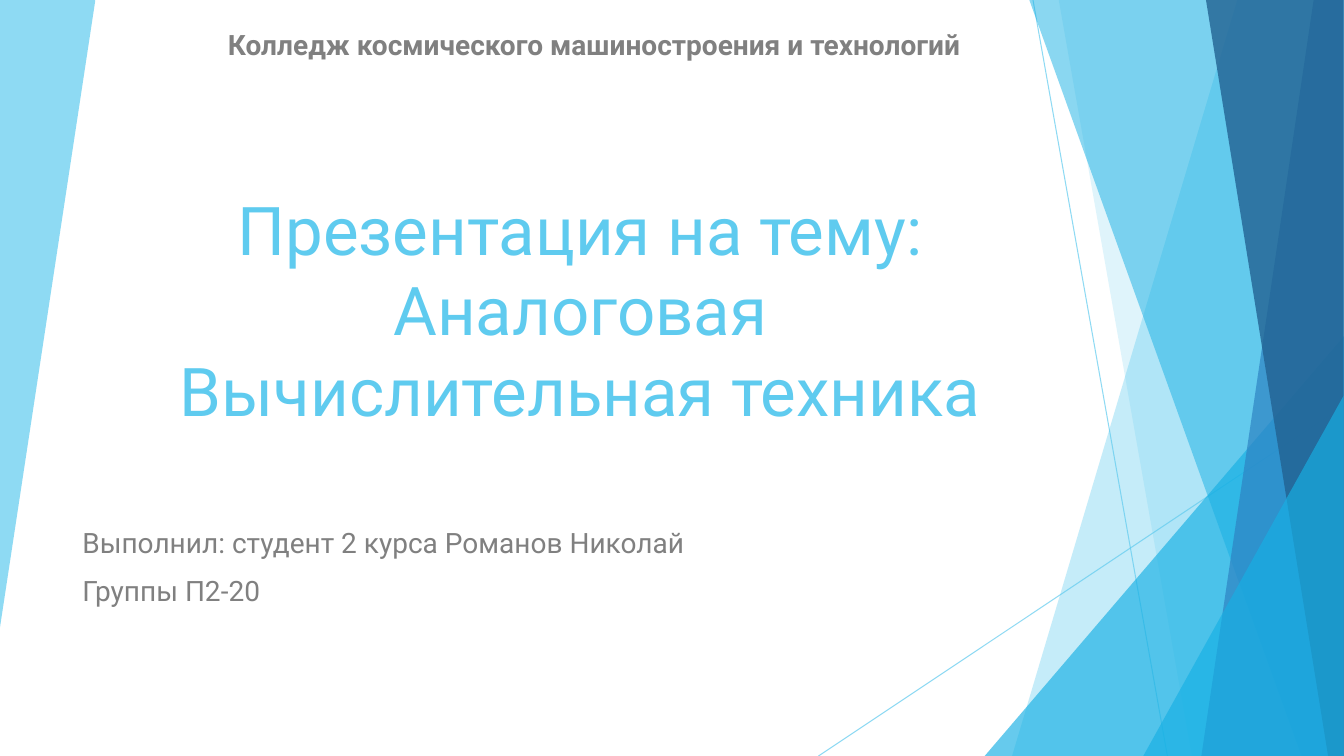
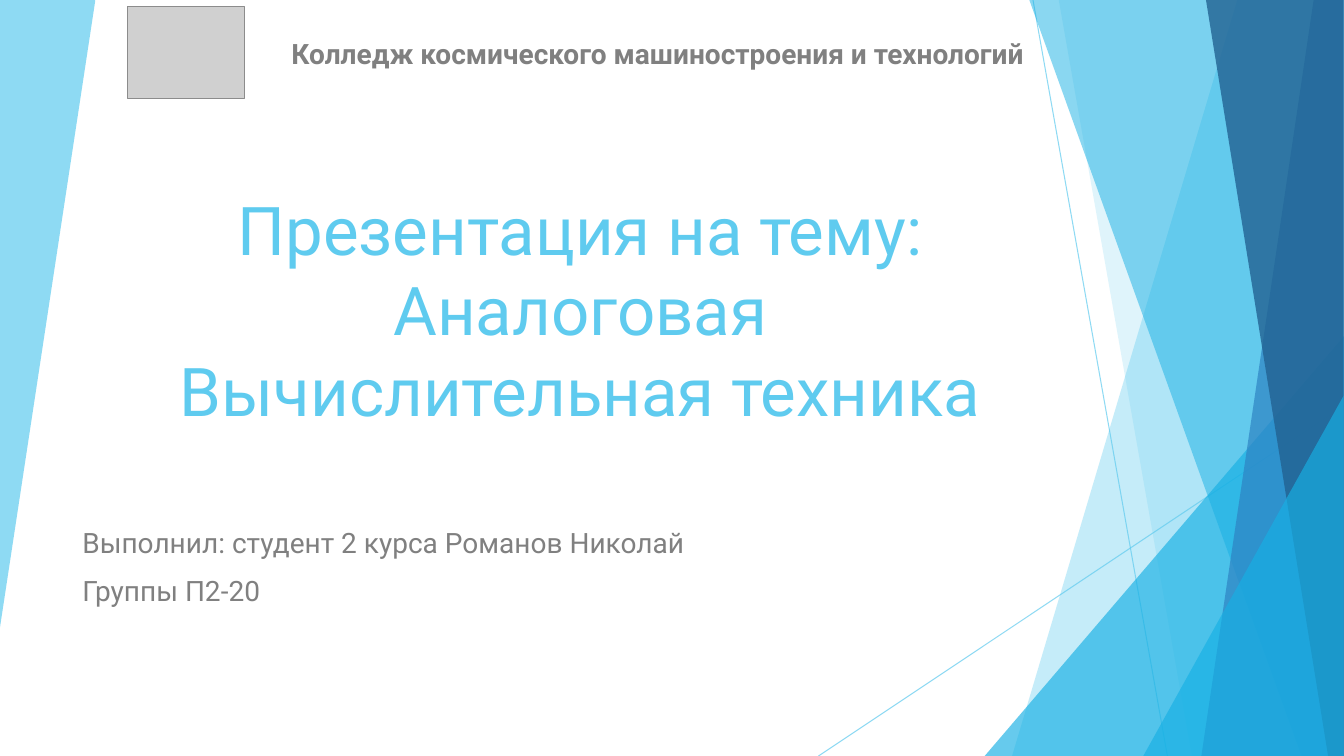
Before and after one commit to kkmt-likh/P2-20, a slide deck: slide 1 of Аналоговая ЭВМ.pptx. Drawn at 1344x756 pixels with LibreOffice and Linux fonts; fonts in the diff are those of the drawing; grey boxes stand for pictures. Boxes give left, top, right and bottom in pixels: in the first picture for what was removed or moved away, otherwise in the second. Text is boxed around its words. In the diff, an @@ line names an element or a change of style, - is before the commit and + after.

```diff
--- a/Аналоговая ЭВМ.pptx
+++ b/Аналоговая ЭВМ.pptx
@@ picture added at (128,7,244,99) @@
@@ text "Колледж космического машиностроения и технологий": place and size @@
-text "Колледж космического машиностроения и технологий" at (228,34,960,61)
+text "Колледж космического машиностроения и технологий" at (291,43,1024,70)
```
Also in this commit, not shown: 2 slides added.
